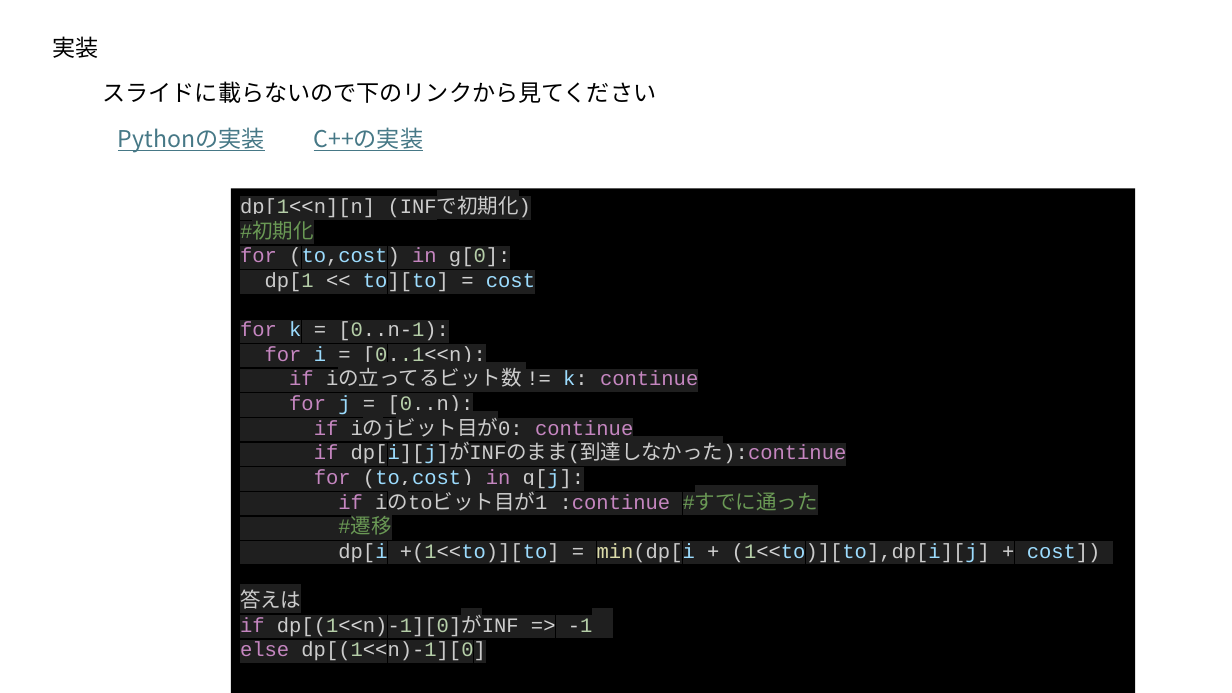
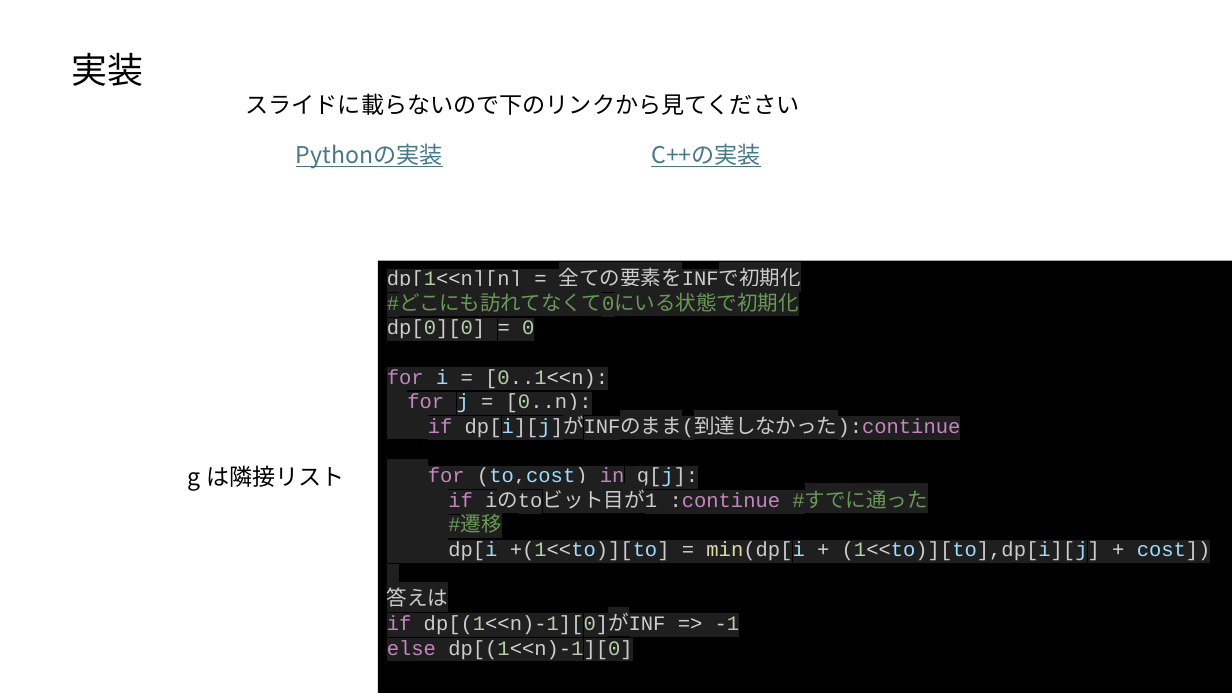
Before and after one commit to triC-tmu/workshop_2024, a slide deck: slide 20 of 20240331_bit全探索_bitDP/bit全探索_bitDP.pptx (slide 21 before the commit). Drawn at 1232x693 pixels with LibreOffice and Linux fonts; fonts in the diff are those of the drawing. Boxes give left, top, right and bottom in pixels: in the first picture for what was removed or moved away, otherwise in the second. Text is boxed around its words. In the diff, an @@ line names an element or a change of style, - is before the commit and + after.

```diff
--- a/20240331_bit全探索_bitDP/bit全探索_bitDP.pptx
+++ b/20240331_bit全探索_bitDP/bit全探索_bitDP.pptx
@@ text "実装": place and size @@
-text "実装" at <box>53,36,99,58</box>
+text "実装" at <box>71,52,143,86</box>
@@ text "実装" at <box>71,52,143,86</box>: size 18 to 28 pt @@
@@ text "スライドに載らないので下のリンクから見てください": place and size @@
-text "スライドに載らないので下のリンクから見てください" at <box>103,81,657,103</box>
+text "スライドに載らないので下のリンクから見てください" at <box>246,93,800,115</box>
@@ text "Pythonの実装": place and size @@
-text "Pythonの実装" at <box>118,127,265,152</box>
+text "Pythonの実装" at <box>296,143,443,168</box>
@@ text "C++の実装": place and size @@
-text "C++の実装" at <box>314,127,424,151</box>
+text "C++の実装" at <box>651,143,761,167</box>
@@ rectangle "dp[1<<n][n] = 全ての要素をINFで初期化": place and size @@
-rectangle "dp[1<<n][n] = 全ての要素をINFで初期化" at <box>231,189,1136,693</box>
+rectangle "dp[1<<n][n] = 全ての要素をINFで初期化" at <box>378,261,1232,693</box>
@@ text in rectangle at <box>387,267,801,339</box>: text changed @@
-dp[1<<n][n] (INFで初期化)
-#初期化
-for (to,cost) in g[0]:
-dp[1 << to][to] = cost
-for k = [0..n-1):
+dp[1<<n][n] = 全ての要素をINFで初期化
+#どこにも訪れてなくて0にいる状態で初期化
+dp[0][0] = 0
@@ text in rectangle at <box>289,371,698,387</box>: paragraph removed @@
-if iの立ってるビット数 != k: continue
@@ text in rectangle at <box>314,420,633,440</box>: paragraph removed @@
-if iのjビット目が0: continue
@@ text added at <box>188,465,345,491</box>, 18 pt, text #000000 @@
+g は隣接リスト
```
Also in this commit, not shown: 5 other slides changed, 20 slides added, 1 other file.
